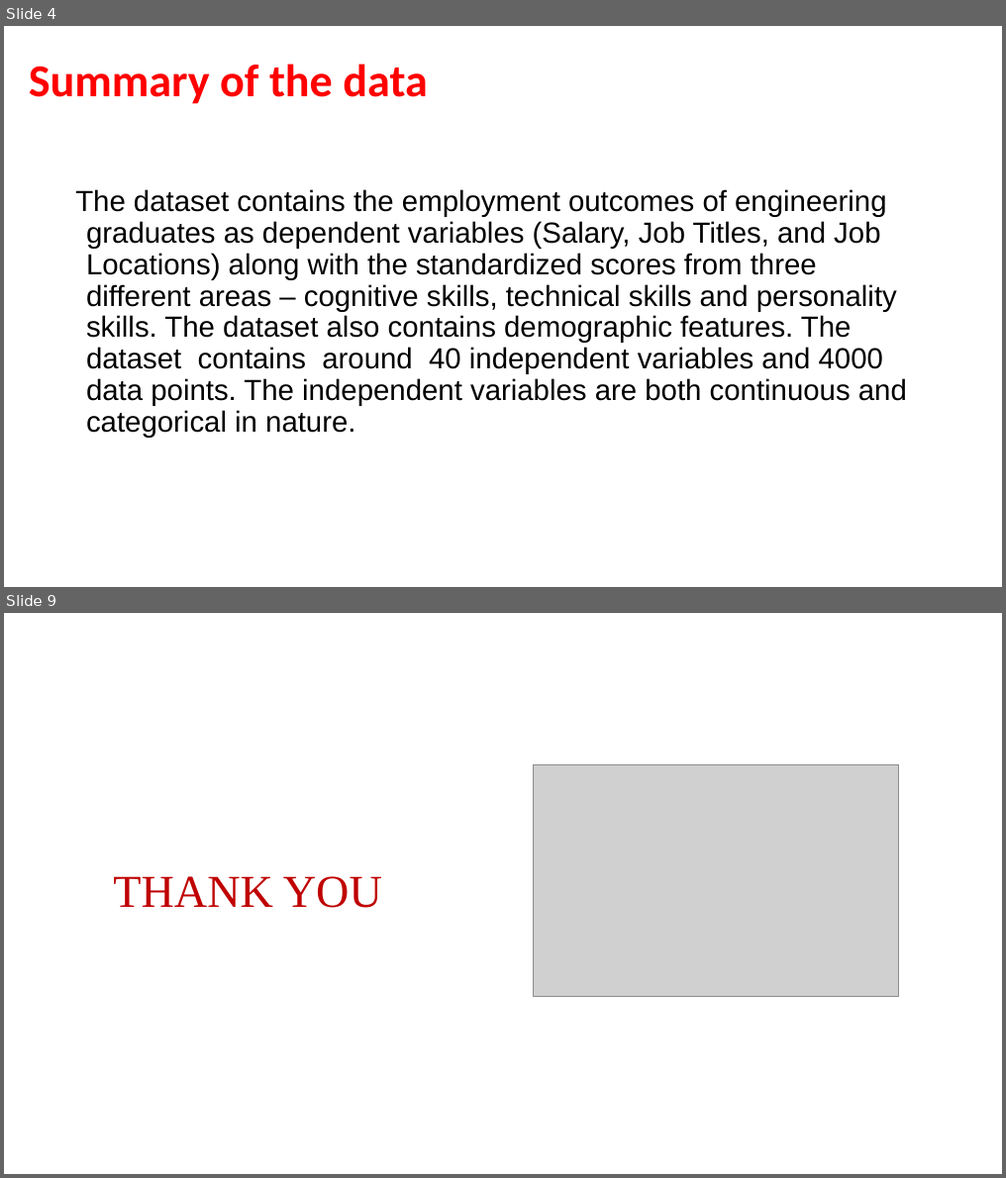
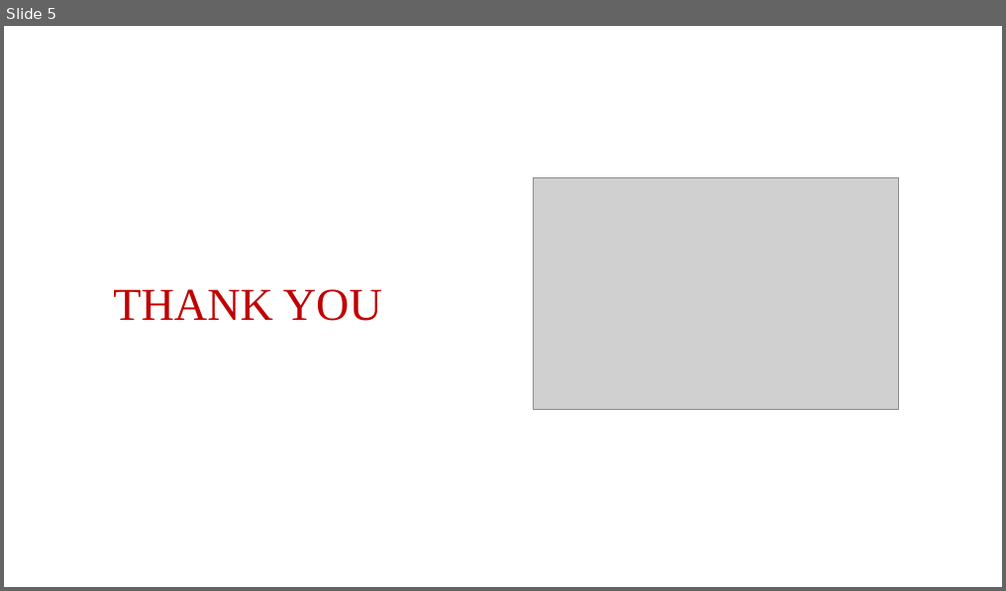
Before and after one commit to aleenaj23/Innomatics, a slide deck: Innomatics_Project_Report_Template with EDA_Project_Student_Template (1).pptx. Shown one above the other, each under a label of ours: slides 4 and 9 before the commit, slide 5 after it; the slides between them are not shown. The pictures are 1006x1178 and 1006x591 pixels, drawn with LibreOffice and Linux fonts; fonts in the diff are those of the drawing; grey boxes stand for pictures; background and template pictures are left out. Boxes give left, top, right and bottom in pixels: in the first picture for what was removed or moved away, otherwise in the second. Text is boxed around its words. In the diff, an @@ line names an element or a change of style, - is before the commit and + after.

```diff
--- a/Innomatics_Project_Report_Template with EDA_Project_Student_Template (1).pptx
+++ b/Innomatics_Project_Report_Template with EDA_Project_Student_Template (1).pptx
@@ slide 4 removed at (4,26,1002,587), background #FFFFFF @@
@@ title removed at (29,64,428,104) @@
-Summary of the data
@@ text removed at (75,189,907,438) @@
-The dataset contains the employment outcomes of engineering graduates as dependent variables (Salary, Job Titles, and Job Locations) along with the standardized scores from three different areas – cognitive skills, technical skills and personality skills. The dataset also contains demographic features. The dataset contains around 40 independent variables and 4000 data points. The independent variables are both continuous and categorical in nature.
@@ what was slide 9 is now slide 5 @@
```
Also in this commit, not shown: 1 slide changed, 3 slides added, 6 other slides removed, 2 other files.
